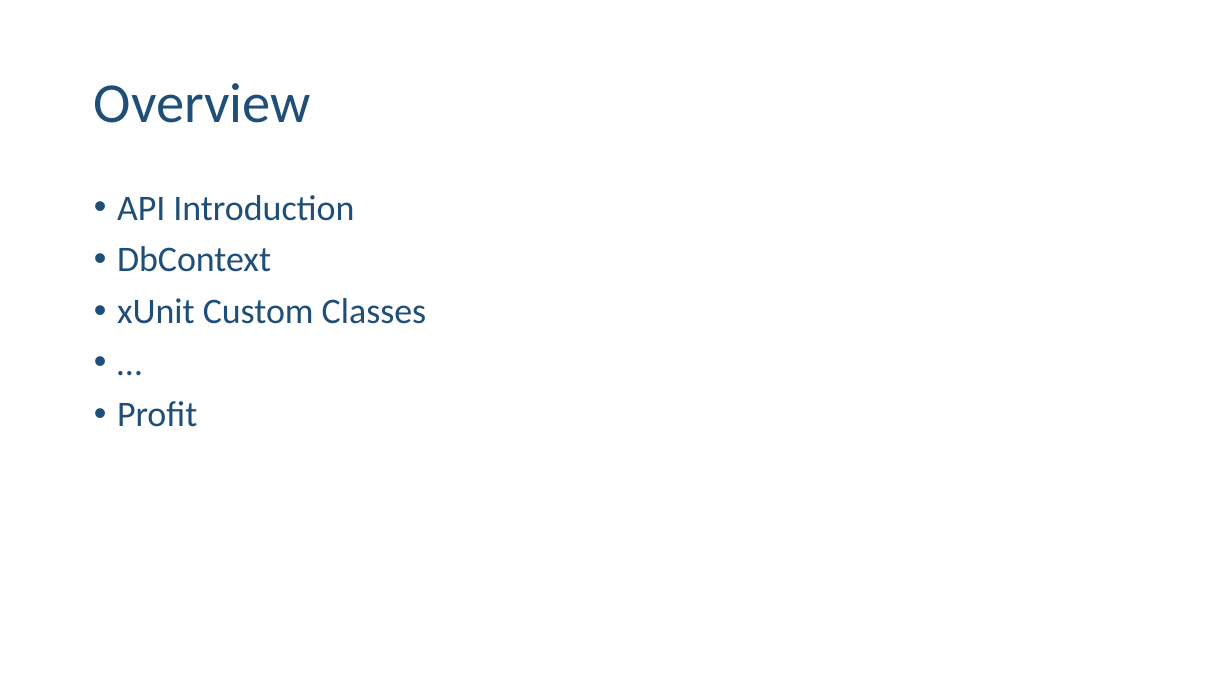
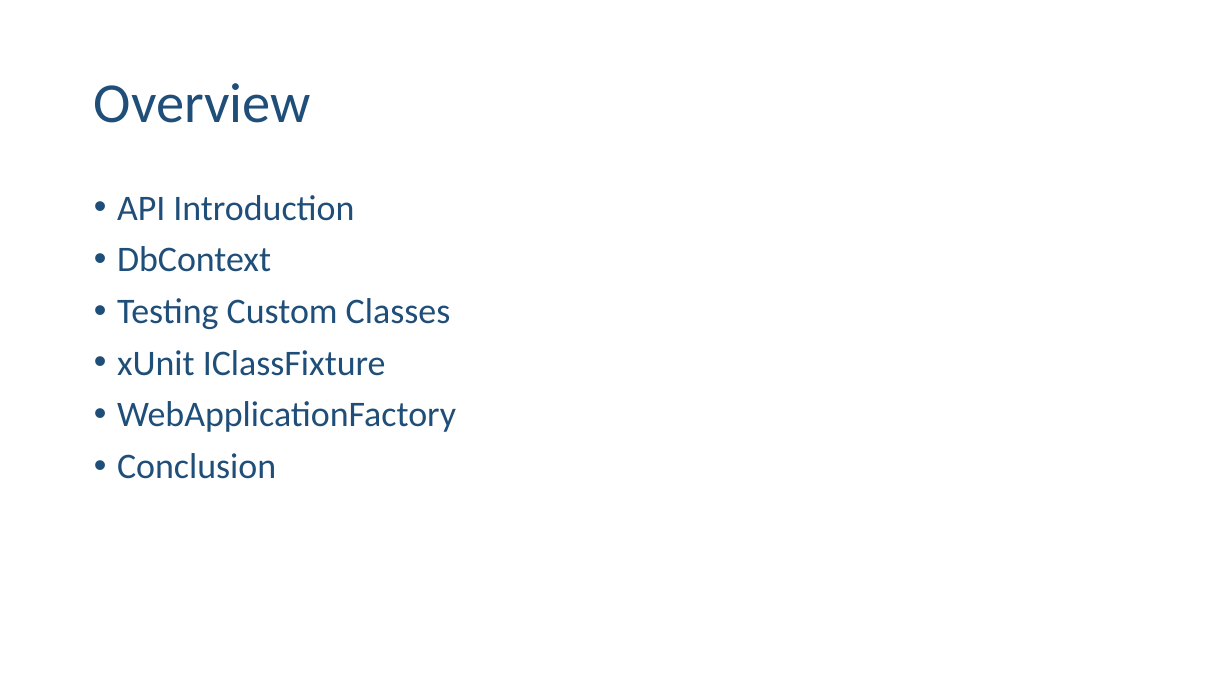
Before and after one commit to ehennis/Blog, a slide deck: slide 5 of WebApplicationFactory/IADUNG.pptx. Drawn at 1232x693 pixels with LibreOffice and Linux fonts; fonts in the diff are those of the drawing. Boxes give left, top, right and bottom in pixels: in the first picture for what was removed or moved away, otherwise in the second. Text is boxed around its words. In the diff, an @@ line names an element or a change of style, - is before the commit and + after.

```diff
--- a/WebApplicationFactory/IADUNG.pptx
+++ b/WebApplicationFactory/IADUNG.pptx
@@ text at [117, 298, 456, 479]: text changed @@
-• xUnit Custom Classes
-• …
-• Profit
+• Testing Custom Classes
+• xUnit IClassFixture
+• WebApplicationFactory
+• Conclusion
```
Also in this commit, not shown: 2 other slides changed, 1 slide added, 1 other file.
